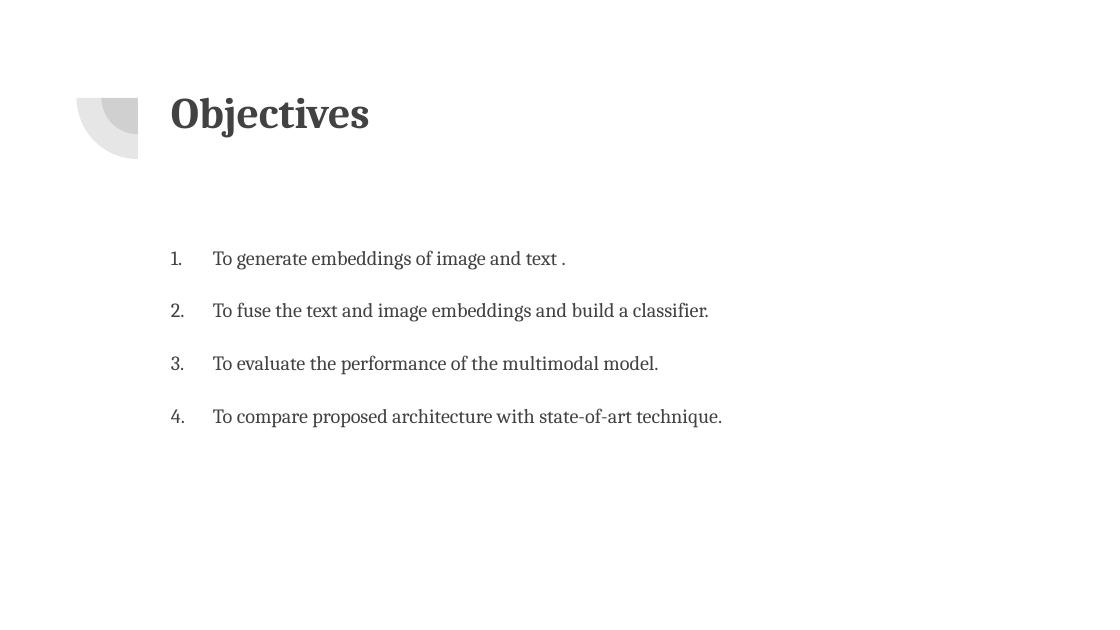
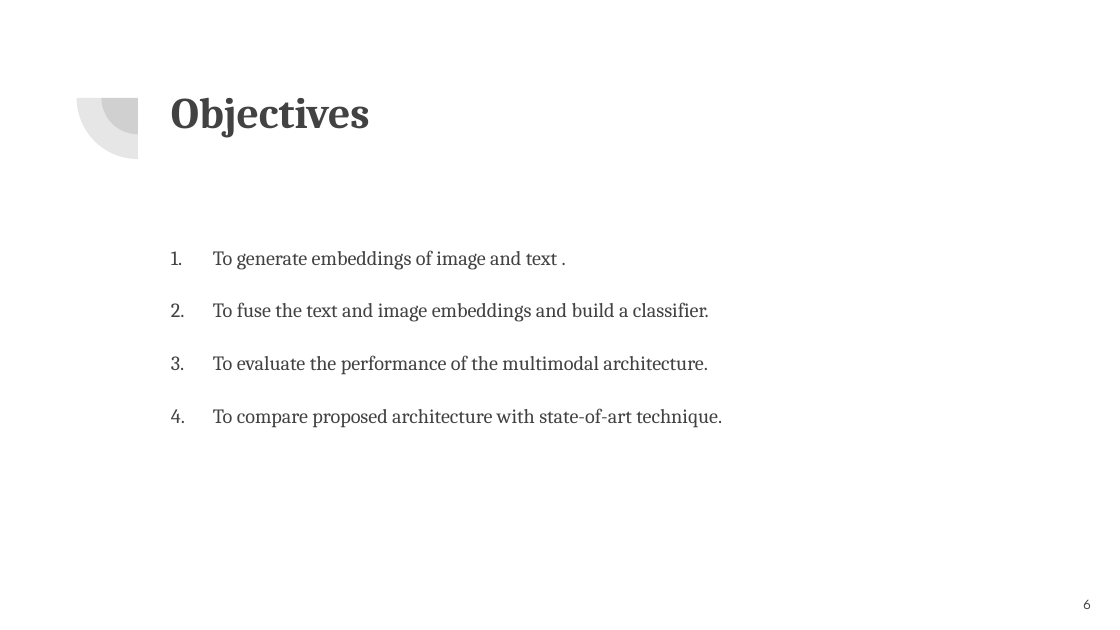
Before and after one commit to VarunBohara/Mini-Project-Documents, a slide deck: slide 6 of MINI PROJECT REVIEW.pptx. Drawn at 1120x630 pixels with LibreOffice and Linux fonts; fonts in the diff are those of the drawing. Boxes give left, top, right and bottom in pixels: in the first picture for what was removed or moved away, otherwise in the second. Text is boxed around its words. In the diff, an @@ line names an element or a change of style, - is before the commit and + after.

```diff
--- a/MINI PROJECT REVIEW.pptx
+++ b/MINI PROJECT REVIEW.pptx
@@ text at [213,355,708,375]: text changed @@
-3. To evaluate the performance of the multimodal model.
+3. To evaluate the performance of the multimodal architecture.
@@ page number added at [1083,600,1091,609], 9 pt, text #424242 @@
+6
```
Also in this commit, not shown: 13 other slides changed.
